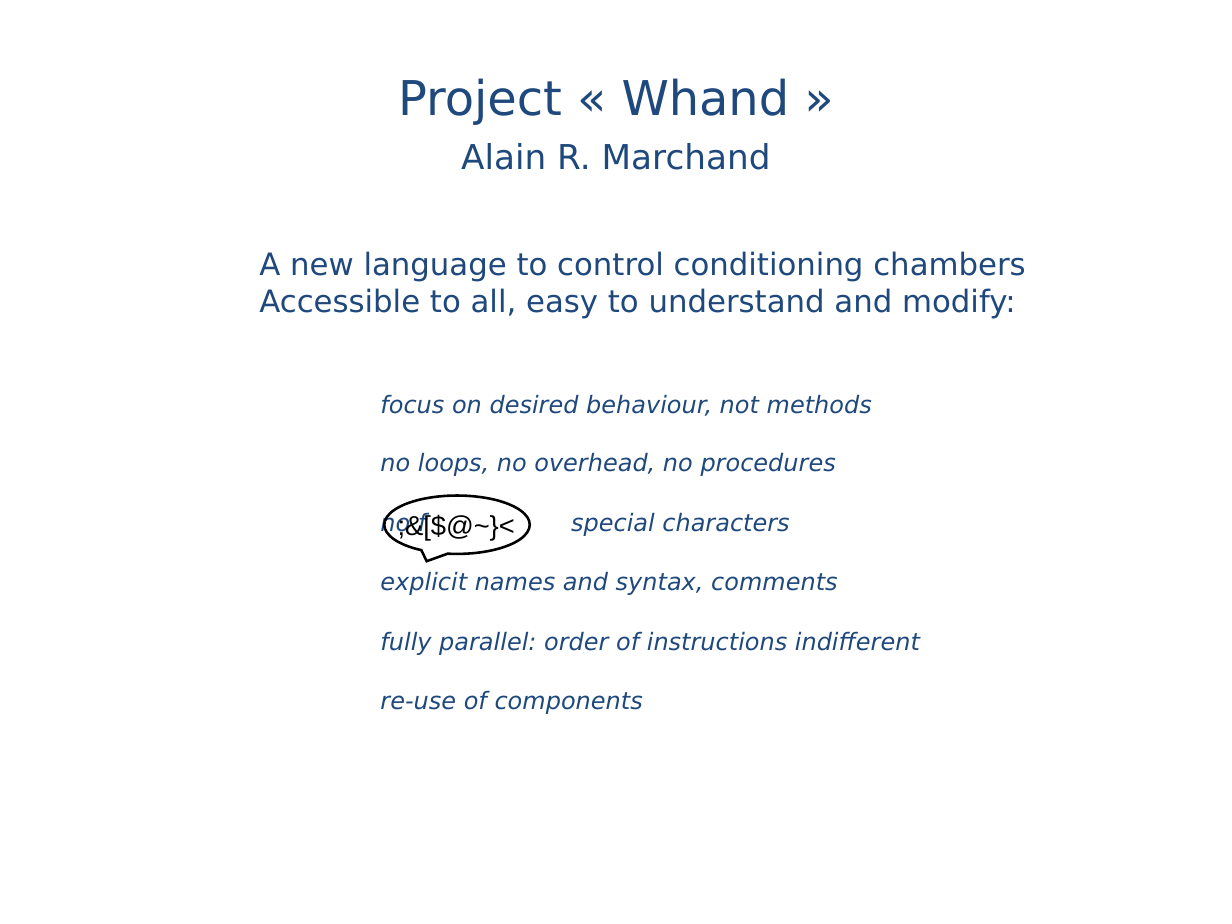
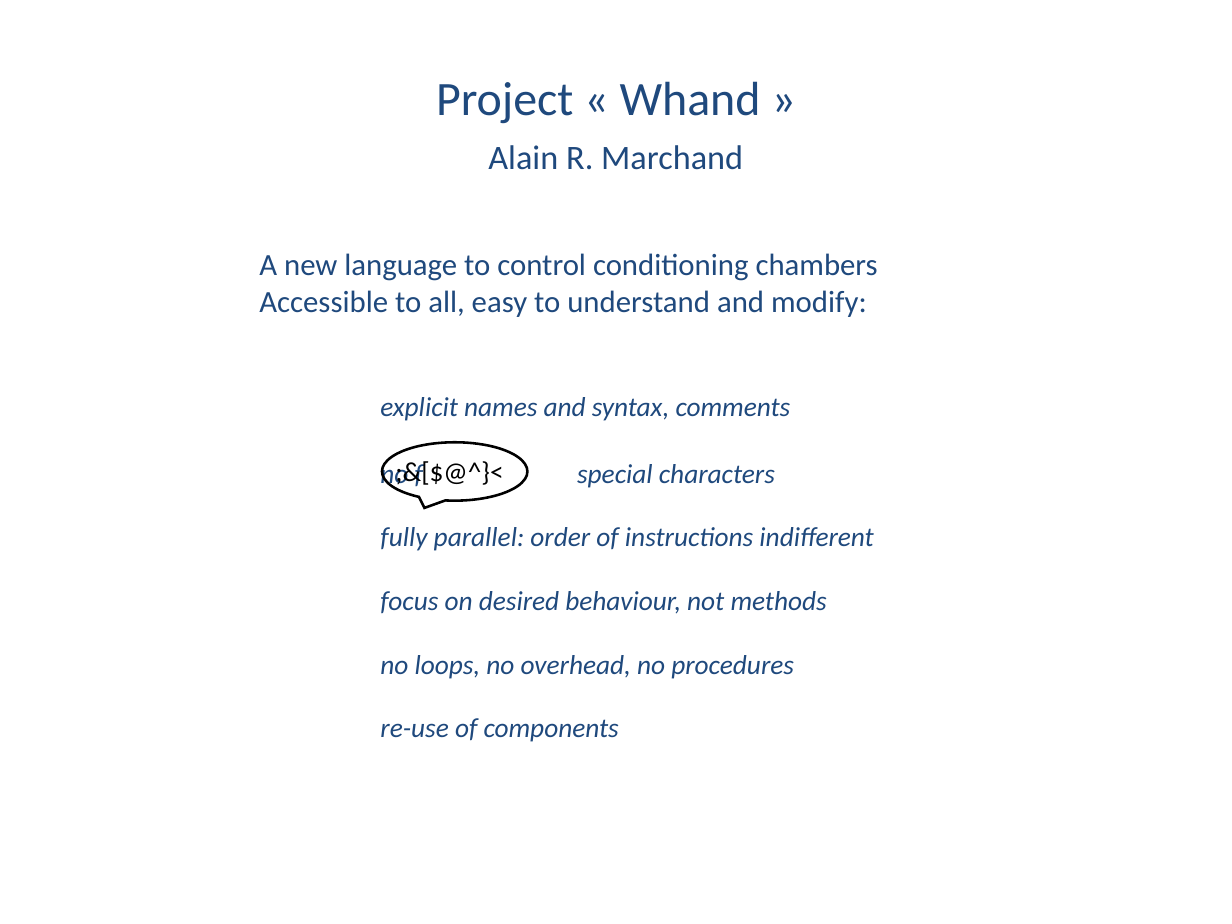
Before and after one commit to MarchandAlain/Whand, a slide deck: slide 1 of Introduction to Whand.ppt. Drawn at 1232x924 pixels with LibreOffice and Linux fonts; fonts in the diff are those of the drawing. Boxes give left, top, right and bottom in pixels: in the first picture for what was removed or moved away, otherwise in the second. Text is boxed around its words. In the diff, an @@ line names an element or a change of style, - is before the commit and + after.

```diff
--- a/Introduction to Whand.ppt
+++ b/Introduction to Whand.ppt
@@ text "Project « Whand »" at box(436, 81, 761, 170): font DejaVu Sans to Calibri @@
@@ text "A new language to control ..." at box(259, 253, 878, 317): font DejaVu Sans to Calibri @@
@@ text at box(380, 397, 873, 551): paragraphs added @@
+explicit names and syntax, comments
+no f special characters
+fully parallel: order of instructions indifferent
@@ speech bubble: place and size @@
-speech bubble at box(384, 495, 530, 553)
+speech bubble at box(382, 442, 527, 500)
@@ text at box(383, 448, 529, 494): text changed; font Arial to Calibri @@
-;&[$@~}<
+;&[$@^}<
@@ text at box(380, 511, 920, 655): paragraphs removed @@
-no f special characters
-explicit names and syntax, comments
-fully parallel: order of instructions indifferent
@@ text at box(380, 591, 827, 742): size 14 to 16 pt, font DejaVu Sans to Calibri in "focus on desired behaviour, not methods", "no loops, no overhead, no procedures", "re-use of components"; more space between paragraphs @@
```
Also in this commit, not shown: 15 other slides changed, 1 slide added.
